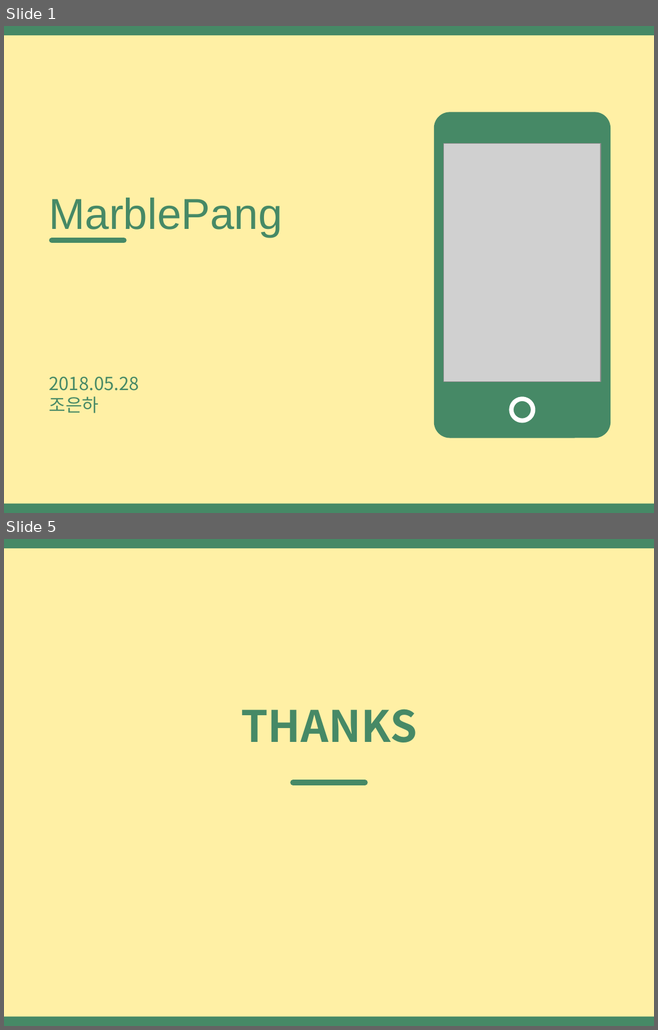
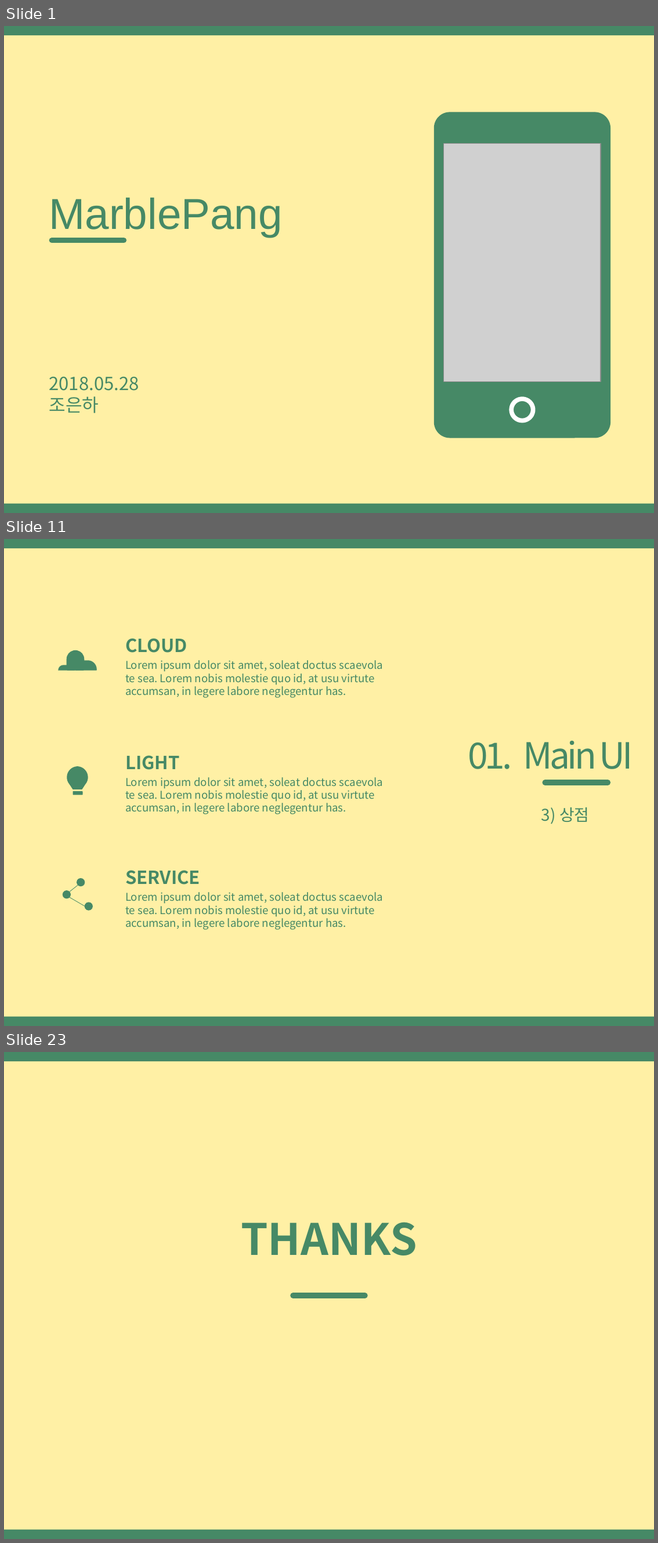
Before and after one commit to EunHaCho/Forme, a slide deck: MarblePang.pptx. Shown one above the other, each under a label of ours: slides 1 and 5 before the commit, slides 1, 11 and 23 after it; the slides between them are not shown. The pictures are 658x1030 and 658x1543 pixels, drawn with LibreOffice and Linux fonts; fonts in the diff are those of the drawing; grey boxes stand for pictures. Boxes give left, top, right and bottom in pixels: in the first picture for what was removed or moved away, otherwise in the second. Text is boxed around its words. In the diff, an @@ line names an element or a change of style, - is before the commit and + after.

```diff
--- a/MarblePang.pptx
+++ b/MarblePang.pptx
@@ slide 11 added at (4,539,654,1026), background #FFF0A5; not listed: 2 template elements that a slide beside it also shows @@
@@ text added at (125,638,187,653), 20 pt, text #468966, bold @@
+CLOUD
@@ freeform shape added at (67,650,84,670), fill #468966 @@
@@ freeform shape added at (75,660,97,671), fill #468966 @@
@@ text added at (125,660,383,698), 12 pt, text #468966 @@
+Lorem ipsum dolor sit amet, soleat doctus scaevola te sea. Lorem nobis molestie quo id, at usu virtute accumsan, in legere labore neglegentur has.
@@ freeform shape added at (58,665,75,670), fill #468966 @@
@@ text added at (467,741,633,769), 40 pt, text #468966 @@
+01. Main UI
@@ text added at (125,755,180,770), 20 pt, text #468966, bold @@
+LIGHT
@@ freeform shape added at (67,766,88,789), fill #468966 @@
@@ text added at (125,777,383,815), 12 pt, text #468966 @@
+Lorem ipsum dolor sit amet, soleat doctus scaevola te sea. Lorem nobis molestie quo id, at usu virtute accumsan, in legere labore neglegentur has.
@@ rounded rectangle added at (73,791,83,795), fill #468966 @@
@@ line added from (545, 783) to (607, 783), #468966 6 pt @@
@@ text added at (541,808,589,824), 18 pt, text #468966 @@
+3) 상점
@@ text added at (125,870,200,885), 20 pt, text #468966, bold @@
+SERVICE
@@ group added at (63,879,92,910): 3 ellipses, 2 lines @@
@@ text added at (125,892,383,930), 12 pt, text #468966 @@
+Lorem ipsum dolor sit amet, soleat doctus scaevola te sea. Lorem nobis molestie quo id, at usu virtute accumsan, in legere labore neglegentur has.
@@ what was slide 5 is now slide 23 @@
```
Also in this commit, not shown: 3 slides changed, 17 other slides added.
